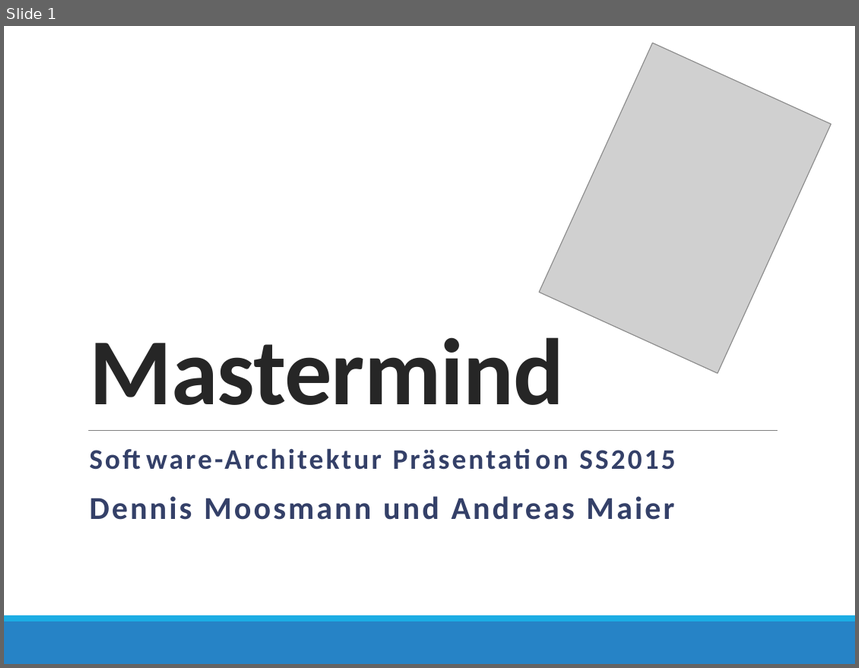
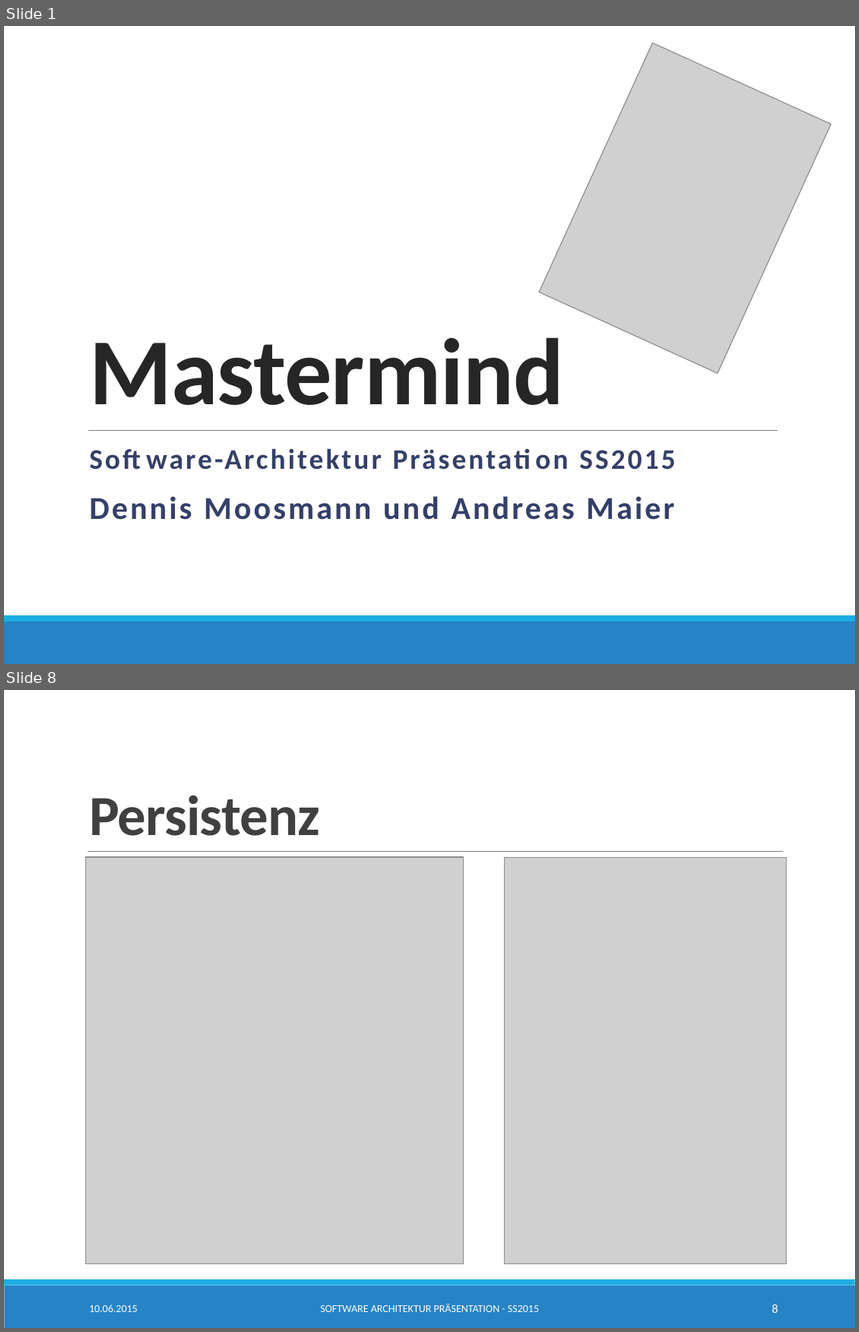
Before and after one commit to SimonBraun/de.htwg.se.mastermind, a slide deck: de.htwg.se.mastermind/Presentation.pptx. Shown one above the other, each under a label of ours: slide 1 before the commit, slides 1 and 8 after it; the slides between them are not shown. The pictures are 859x668 and 859x1332 pixels, drawn with LibreOffice and Linux fonts; fonts in the diff are those of the drawing; grey boxes stand for pictures. Boxes give left, top, right and bottom in pixels: in the first picture for what was removed or moved away, otherwise in the second. Text is boxed around its words. In the diff, an @@ line names an element or a change of style, - is before the commit and + after.

```diff
--- a/de.htwg.se.mastermind/Presentation.pptx
+++ b/de.htwg.se.mastermind/Presentation.pptx
@@ slide 8 added at box(4, 690, 855, 1328), background #FFFFFF; not listed: 2 template elements that a slide beside it also shows @@
@@ title added at box(89, 795, 320, 836), 48 pt, text #404040, bold @@
+Persistenz
@@ picture added at box(86, 857, 464, 1264) @@
@@ line added from (88, 852) to (783, 852), #808080 0.5 pt @@
@@ picture added at box(505, 858, 786, 1265) @@
@@ text added at box(89, 1305, 138, 1312), 9 pt, text #FFFFFF @@
+10.06.2015
@@ text added at box(320, 1304, 539, 1312), 9 pt, text #FFFFFF @@
+SOFTWARE ARCHITEKTUR PRÄSENTATION - SS2015
@@ page number added at box(772, 1305, 778, 1313), 10.5 pt, text #FFFFFF @@
+8
```
Also in this commit, not shown: 7 slides changed, 2 other slides added, 6 other files.
